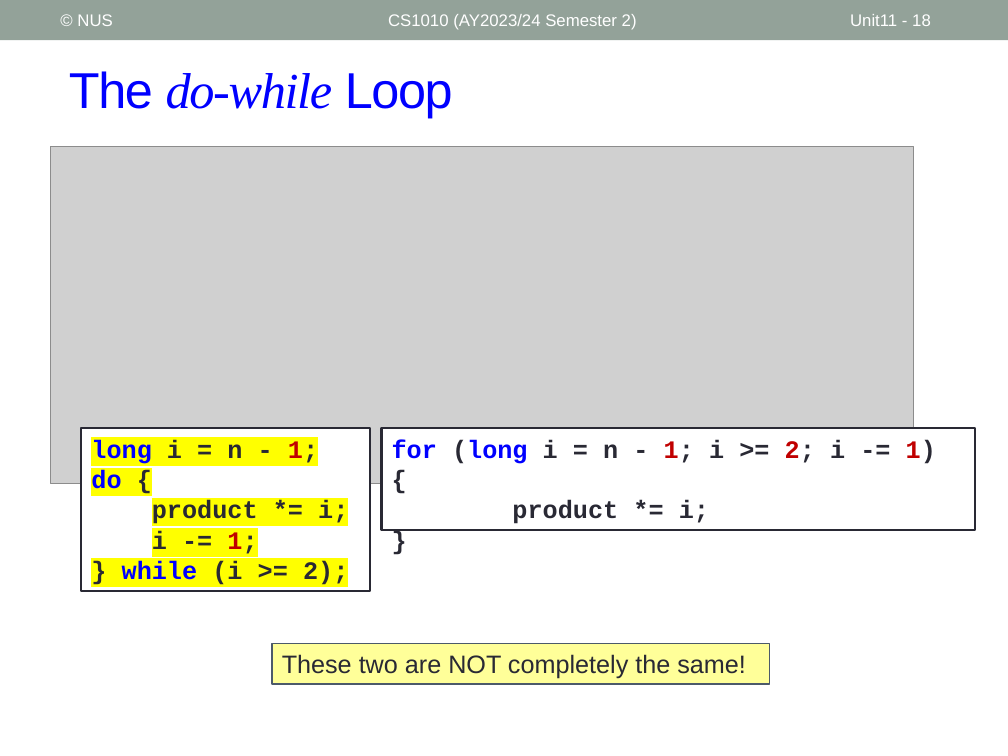
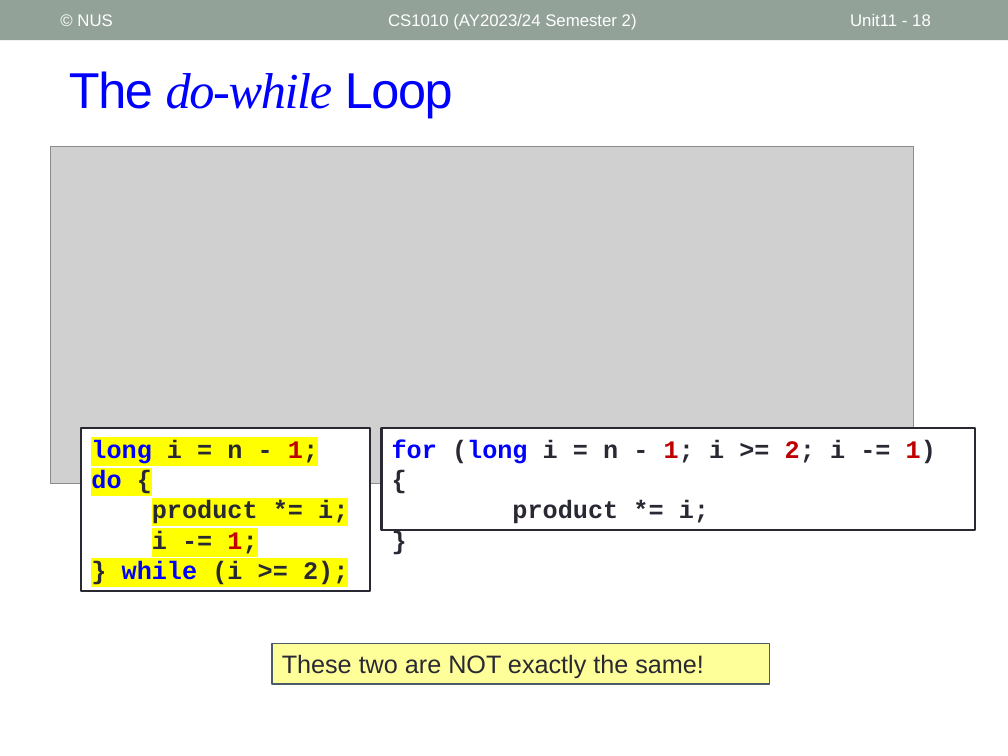
Before and after one commit to nus-cs1010-2425-s2/website, a slide deck: slide 18 of slides/Unit11_Loops.pptx. Drawn at 1008x756 pixels with LibreOffice and Linux fonts; fonts in the diff are those of the drawing; grey boxes stand for pictures. Boxes give left, top, right and bottom in pixels: in the first picture for what was removed or moved away, otherwise in the second. Text is boxed around its words. In the diff, an @@ line names an element or a change of style, - is before the commit and + after.

```diff
--- a/slides/Unit11_Loops.pptx
+++ b/slides/Unit11_Loops.pptx
@@ text in rectangle at (x1=282, y1=654, x2=704, y2=679): text changed @@
-These two are NOT completely the same!
+These two are NOT exactly the same!
```
Also in this commit, not shown: 2 other slides changed, 4 other files.
